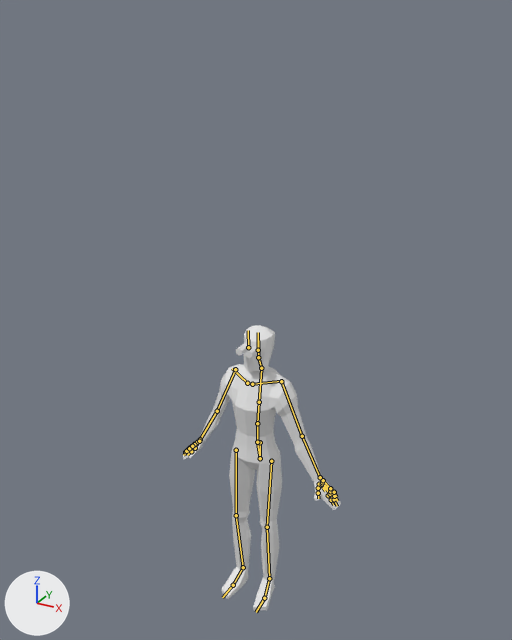
Before and after pictures for a commit that changed the FBX model src/FightArena/Assets/World/Animations/Humanoid/Movement/Anim_Jump_Short_M.fbx.
One viewpoint serves both versions: a 50 mm camera at (16.6, -30.0, 33.2) aimed at (0.2, -0.2, 18.3). Every picture has the same lights, and +X, +Y and +Z are marked at lower left. The bones that bend it are drawn over the model as lines.

Objects in the first picture: 'LowPolyMaleMesh'.
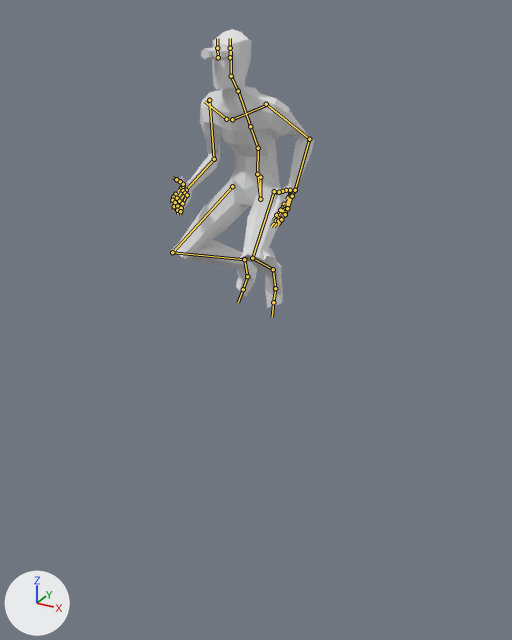
The newer file adds an action. The first version stands in its rest pose; the second is drawn at frame 11 of the action 'DefaultMale|Jump_Short'.

What differs and where, as boxes [x1, y1, x2, y2] in the pictures (512 x 640 px):
'LowPolyMaleMesh', posed (9% narrower)
    before: [183, 325, 341, 610]
    after: [171, 29, 314, 308]
bone 'root', root to tip
    before: (260, 442) to (260, 458)
    after: (260, 177) to (260, 199)
bone 'chest', root to tip
    before: (257, 423) to (259, 402)
    after: (258, 148) to (250, 126)
bone 'upperChest', root to tip
    before: (259, 402) to (261, 369)
    after: (250, 126) to (238, 91)
bone 'neck', root to tip
    before: (261, 368) to (258, 357)
    after: (238, 91) to (231, 76)
bone 'head', root to tip
    before: (258, 357) to (258, 340)
    after: (231, 76) to (231, 51)
bone 'upper_arm.R', root to tip
    before: (235, 369) to (217, 411)
    after: (209, 100) to (214, 159)
bone 'forearm.R', root to tip
    before: (217, 411) to (200, 439)
    after: (214, 159) to (186, 190)
bone 'hand.R', root to tip
    before: (200, 439) to (197, 442)
    after: (186, 190) to (184, 193)
bone 'upper_arm.L', root to tip
    before: (281, 381) to (302, 436)
    after: (266, 104) to (309, 139)
bone 'forearm.L', root to tip
    before: (302, 436) to (320, 477)
    after: (309, 139) to (295, 190)
bone 'hand.L', root to tip
    before: (320, 477) to (323, 483)
    after: (295, 190) to (291, 196)
bone 'thigh.R', root to tip
    before: (236, 450) to (236, 515)
    after: (232, 186) to (172, 252)
bone 'shin.R', root to tip
    before: (236, 515) to (243, 567)
    after: (172, 252) to (244, 259)
bone 'foot.R', root to tip
    before: (243, 567) to (233, 585)
    after: (244, 259) to (247, 276)
bone 'toe.R', root to tip
    before: (233, 585) to (222, 597)
    after: (247, 276) to (243, 289)
bone 'thigh.L', root to tip
    before: (271, 461) to (267, 527)
    after: (274, 191) to (252, 258)
bone 'shin.L', root to tip
    before: (267, 527) to (269, 578)
    after: (252, 258) to (273, 269)
bone 'foot.L', root to tip
    before: (269, 578) to (264, 598)
    after: (273, 269) to (275, 288)

Edits to the bpy script that builds the scene:
```text
Change bone_root:
    where bone_root = bpy.data.objects['DefaultMale'].pose.bones['root']
    bone_root.location: (0.0, 0.0, 0.0) -> (0.0, -13.35, 0.0)
Change bone_chest:
    where bone_chest = bpy.data.objects['DefaultMale'].pose.bones['chest']  # child of 'spine'
    bone_chest.rotation_quaternion: (1.0, 0.0, 0.0, 0.0) -> (0.942, 0.334, 0.0, 0.0)  # degrees (0, 0, 0) -> degrees (39, 0, 0)
Change bone_upperchest:
    where bone_upperchest = bpy.data.objects['DefaultMale'].pose.bones['upperChest']  # child of 'chest'
    bone_upperchest.rotation_quaternion: (1.0, 0.0, 0.0, 0.0) -> (1.0, 0.027, 0.0, 0.0)  # degrees (0, 0, 0) -> degrees (3, 0, 0)
Change bone_neck:
    where bone_neck = bpy.data.objects['DefaultMale'].pose.bones['neck']  # child of 'upperChest'
    bone_neck.rotation_quaternion: (1.0, 0.0, 0.0, 0.0) -> (0.976, -0.217, 0.0, 0.0)  # degrees (0, 0, 0) -> degrees (-25, 0, 0)
Change bone_head:
    where bone_head = bpy.data.objects['DefaultMale'].pose.bones['head']  # child of 'neck'
    bone_head.rotation_quaternion: (1.0, 0.0, 0.0, 0.0) -> (0.988, -0.151, 0.0, 0.0)  # degrees (0, 0, 0) -> degrees (-17, 0, 0)
Change bone_upper_arm_r:
    where bone_upper_arm_r = bpy.data.objects['DefaultMale'].pose.bones['upper_arm.R']  # child of 'shoulder.R'
    bone_upper_arm_r.rotation_quaternion: (1.0, 0.0, 0.0, 0.0) -> (0.985, 0.157, -0.006, 0.075)  # degrees (0, 0, 0) -> degrees (18, -2, 8)
Change bone_forearm_r:
    where bone_forearm_r = bpy.data.objects['DefaultMale'].pose.bones['forearm.R']  # child of 'upper_arm.R'
    bone_forearm_r.rotation_quaternion: (1.0, 0.0, 0.0, 0.0) -> (0.715, 0.686, 0.134, 0.008)  # degrees (0, 0, 0) -> degrees (89, 10, 11)
Change bone_hand_r:
    where bone_hand_r = bpy.data.objects['DefaultMale'].pose.bones['hand.R']  # child of 'forearm.R'
    bone_hand_r.rotation_quaternion: (1.0, 0.0, 0.0, 0.0) -> (0.951, 0.254, 0.152, -0.085)  # degrees (0, 0, 0) -> degrees (29, 19, -5)
Change bone_upper_arm_l:
    where bone_upper_arm_l = bpy.data.objects['DefaultMale'].pose.bones['upper_arm.L']  # child of 'shoulder.L'
    bone_upper_arm_l.rotation_quaternion: (1.0, 0.0, 0.0, 0.0) -> (0.993, -0.103, 0.003, -0.061)  # degrees (0, 0, 0) -> degrees (-12, 0, -7)
Change bone_forearm_l:
    where bone_forearm_l = bpy.data.objects['DefaultMale'].pose.bones['forearm.L']  # child of 'upper_arm.L'
    bone_forearm_l.rotation_quaternion: (1.0, 0.0, 0.0, 0.0) -> (0.706, 0.663, -0.161, -0.19)  # degrees (0, 0, 0) -> degrees (86, 1, -29)
Change bone_hand_l:
    where bone_hand_l = bpy.data.objects['DefaultMale'].pose.bones['hand.L']  # child of 'forearm.L'
    bone_hand_l.rotation_quaternion: (1.0, 0.0, 0.0, 0.0) -> (0.976, 0.176, 0.053, 0.117)  # degrees (0, 0, 0) -> degrees (21, 4, 14)
Change bone_thigh_r:
    where bone_thigh_r = bpy.data.objects['DefaultMale'].pose.bones['thigh.R']  # child of 'hips'
    bone_thigh_r.rotation_quaternion: (1.0, 0.0, 0.0, 0.0) -> (0.894, -0.403, 0.152, 0.124)  # degrees (0, 0, 0) -> degrees (-47, 22, 6)
Change bone_shin_r:
    where bone_shin_r = bpy.data.objects['DefaultMale'].pose.bones['shin.R']  # child of 'thigh.R'
    bone_shin_r.rotation_quaternion: (1.0, 0.0, 0.0, 0.0) -> (0.537, 0.844, 0.007, -0.019)  # degrees (0, 0, 0) -> degrees (115, 2, 0)
Change bone_foot_r:
    where bone_foot_r = bpy.data.objects['DefaultMale'].pose.bones['foot.R']  # child of 'shin.R'
    bone_foot_r.rotation_quaternion: (1.0, 0.0, 0.0, 0.0) -> (0.982, 0.053, -0.183, 0.013)  # degrees (0, 0, 0) -> degrees (6, -21, 0)
Change bone_toe_r:
    where bone_toe_r = bpy.data.objects['DefaultMale'].pose.bones['toe.R']  # child of 'foot.R'
    bone_toe_r.rotation_quaternion: (1.0, 0.0, 0.0, 0.0) -> (0.977, 0.215, 0.004, -0.002)  # degrees (0, 0, 0) -> degrees (25, 0, 0)
Change bone_thigh_l:
    where bone_thigh_l = bpy.data.objects['DefaultMale'].pose.bones['thigh.L']  # child of 'hips'
    bone_thigh_l.rotation_quaternion: (1.0, 0.0, 0.0, 0.0) -> (0.862, -0.493, -0.082, -0.084)  # degrees (0, 0, 0) -> degrees (-59, -13, -4)
Change bone_shin_l:
    where bone_shin_l = bpy.data.objects['DefaultMale'].pose.bones['shin.L']  # child of 'thigh.L'
    bone_shin_l.rotation_quaternion: (1.0, 0.0, 0.0, 0.0) -> (0.526, 0.85, 0.007, 0.04)  # degrees (0, 0, 0) -> degrees (116, -3, 3)
Change bone_foot_l:
    where bone_foot_l = bpy.data.objects['DefaultMale'].pose.bones['foot.L']  # child of 'shin.L'
    bone_foot_l.rotation_quaternion: (1.0, 0.0, 0.0, 0.0) -> (0.993, 0.117, -0.005, 0.03)  # degrees (0, 0, 0) -> degrees (13, -1, 3)
```
